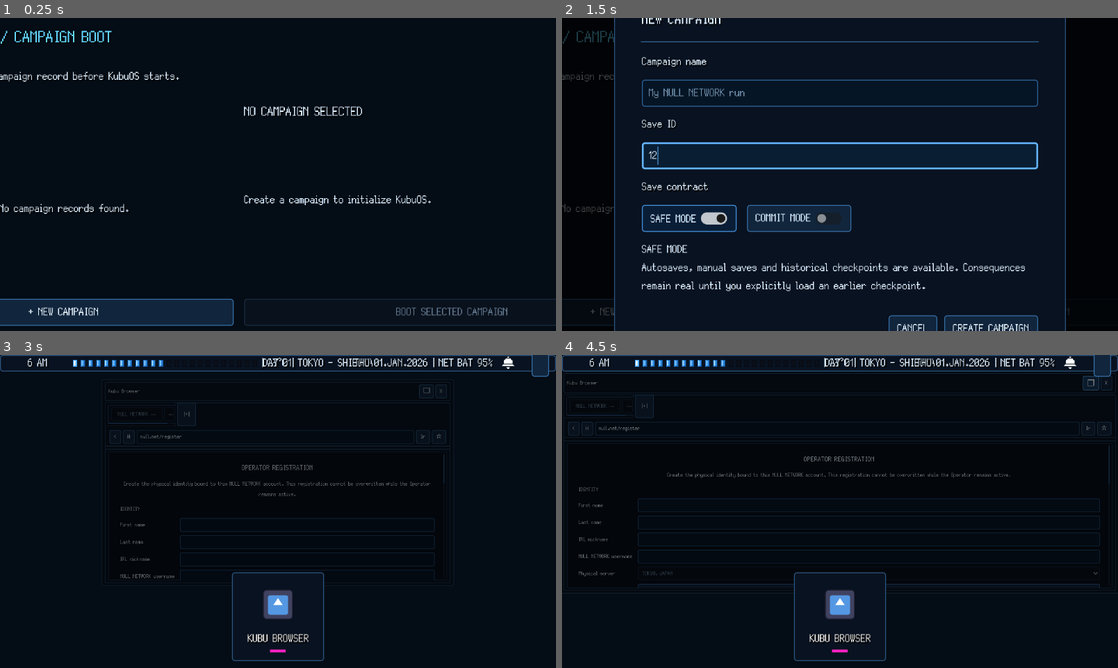
Above: before the commit, frames 1-4 (two rows, left to right).
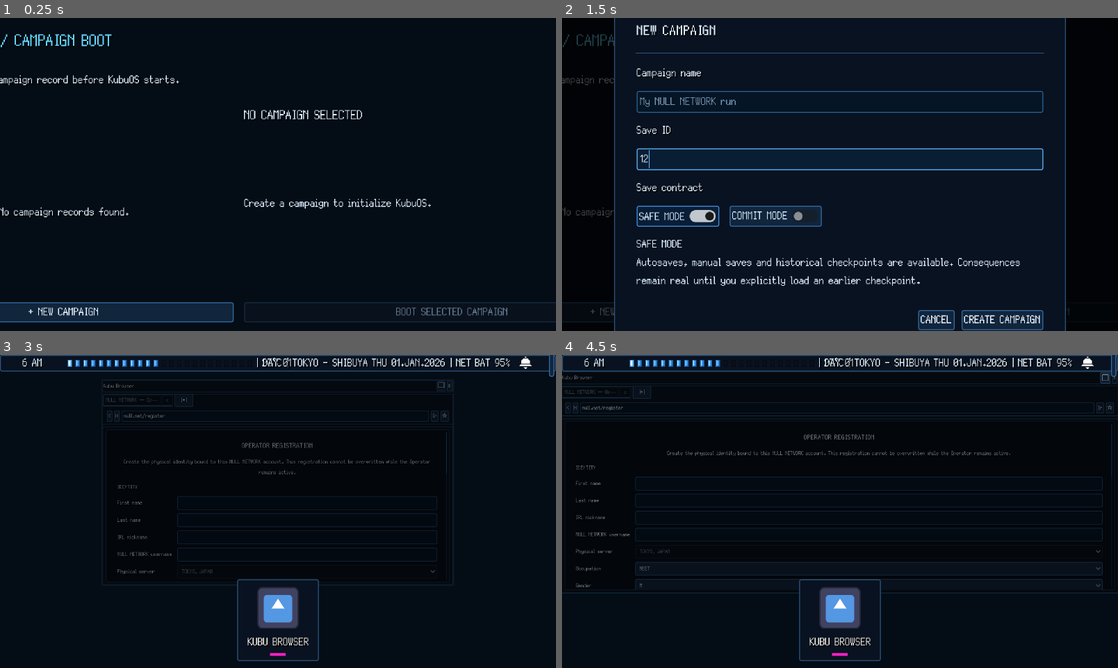
Above: after the commit, the same moments.

Repository: GYU-GAZE/NULL-NETWORK
Game: Godot game, scene res://core/bootstrap/bootstrap.tscn
Two runs of this game, one before a commit and one after it. Both use one fixed random seed, a clock stepped at 60 frames per second and the inputs below. The engine's default icon, where the game draws it, is replaced by a stand-in: a white triangle on a blue panel in a dark square.
Inputs (mouse positions are in pixels of both pictures, inside the frame that each line leads up to):
- Up to frame 1 (0.25 s): no input
- Up to frame 2 (1.5 s): click "+ NEW CAMPAIGN" at 0.5 s; click (840, 155) at 1.27 s; type "12" at 1.35 s
- Up to frame 3 (3 s): click "+ NEW CAMPAIGN" at 2 s; click "CREATE CAMPAIGN" at 2.75 s
- Up to frame 4 (4.5 s): click "Debug: Passar tempo" at 3.5 s; click "□" at 4.25 s

The runs differ from the first frame. In frame 1, 3.7% of the frame differs, in the area x 0-100%, y 4-99%; in frame 2, 11%, in the area x 0-87%, y 0-100%; in frame 3, 7.0%; in frame 4, 10%.

Commit message:
style(ui): restore compact KubuOS shell metrics

Diff:
--- a/data/assets/themes/kubuOS.tres
+++ b/data/assets/themes/kubuOS.tres
@@ -1,198 +1,190 @@
-[gd_resource type="Theme" load_steps=17 format=3 uid="uid://b7gxuuxwdgv0u"]
+[gd_resource type="Theme" load_steps=18 format=3 uid="uid://b7gxuuxwdgv0u"]
 
 [ext_resource type="FontVariation" uid="uid://dbfkky14b821p" path="res://data/assets/fonts/silver_ui_font.tres" id="1_font"]
 
 [sub_resource type="StyleBoxFlat" id="StylePanel"]
-content_margin_left = 8.0
-content_margin_top = 6.0
-content_margin_right = 8.0
-content_margin_bottom = 6.0
+content_margin_left = 2.0
+content_margin_top = 2.0
+content_margin_right = 2.0
+content_margin_bottom = 2.0
 bg_color = Color(0.035, 0.073, 0.125, 1)
 border_width_left = 1
 border_width_top = 1
 border_width_right = 1
 border_width_bottom = 1
 border_color = Color(0.176, 0.345, 0.514, 1)
-corner_radius_top_left = 3
-corner_radius_top_right = 3
-corner_radius_bottom_right = 3
-corner_radius_bottom_left = 3
+corner_radius_top_left = 2
+corner_radius_top_right = 2
+corner_radius_bottom_right = 2
+corner_radius_bottom_left = 2
 
 [sub_resource type="StyleBoxFlat" id="StylePanelAlt"]
-content_margin_left = 8.0
-content_margin_top = 6.0
-content_margin_right = 8.0
-content_margin_bottom = 6.0
+content_margin_left = 2.0
+content_margin_top = 2.0
+content_margin_right = 2.0
+content_margin_bottom = 2.0
 bg_color = Color(0.047, 0.102, 0.173, 1)
 border_width_left = 1
 border_width_top = 1
 border_width_right = 1
 border_width_bottom = 1
 border_color = Color(0.204, 0.416, 0.627, 1)
-corner_radius_top_left = 3
-corner_radius_top_right = 3
-corner_radius_bottom_right = 3
-corner_radius_bottom_left = 3
+corner_radius_top_left = 2
+corner_radius_top_right = 2
+corner_radius_bottom_right = 2
+corner_radius_bottom_left = 2
 
 [sub_resource type="StyleBoxFlat" id="StylePanelDark"]
-content_margin_left = 6.0
-content_margin_top = 5.0
-content_margin_right = 6.0
-content_margin_bottom = 5.0
 bg_color = Color(0.024, 0.052, 0.094, 1)
 border_width_left = 1
 border_width_top = 1
 border_width_right = 1
 border_width_bottom = 1
 border_color = Color(0.125, 0.255, 0.392, 1)
-corner_radius_top_left = 2
-corner_radius_top_right = 2
-corner_radius_bottom_right = 2
-corner_radius_bottom_left = 2
+corner_radius_top_left = 1
+corner_radius_top_right = 1
+corner_radius_bottom_right = 1
+corner_radius_bottom_left = 1
 
 [sub_resource type="StyleBoxFlat" id="StyleButtonNormal"]
-content_margin_left = 10.0
-content_margin_top = 5.0
-content_margin_right = 10.0
-content_margin_bottom = 5.0
+content_margin_left = 3.0
+content_margin_top = 1.0
+content_margin_right = 3.0
+content_margin_bottom = 1.0
 bg_color = Color(0.067, 0.145, 0.235, 1)
 border_width_left = 1
 border_width_top = 1
 border_width_right = 1
 border_width_bottom = 1
 border_color = Color(0.216, 0.443, 0.667, 1)
-corner_radius_top_left = 3
-corner_radius_top_right = 3
-corner_radius_bottom_right = 3
-corner_radius_bottom_left = 3
+corner_radius_top_left = 2
+corner_radius_top_right = 2
+corner_radius_bottom_right = 2
+corner_radius_bottom_left = 2
 
 [sub_resource type="StyleBoxFlat" id="StyleButtonHover"]
-content_margin_left = 10.0
-content_margin_top = 5.0
-content_margin_right = 10.0
-content_margin_bottom = 5.0
+content_margin_left = 3.0
+content_margin_top = 1.0
+content_margin_right = 3.0
+content_margin_bottom = 1.0
 bg_color = Color(0.094, 0.224, 0.353, 1)
 border_width_left = 1
 border_width_top = 1
 border_width_right = 1
 border_width_bottom = 1
 border_color = Color(0.392, 0.718, 1, 1)
-corner_radius_top_left = 3
-corner_radius_top_right = 3
-corner_radius_bottom_right = 3
-corner_radius_bottom_left = 3
+corner_radius_top_left = 2
+corner_radius_top_right = 2
+corner_radius_bottom_right = 2
+corner_radius_bottom_left = 2
 
 [sub_resource type="StyleBoxFlat" id="StyleButtonPressed"]
-content_margin_left = 10.0
-content_margin_top = 6.0
-content_margin_right = 10.0
-content_margin_bottom = 4.0
+content_margin_left = 3.0
+content_margin_top = 2.0
+content_margin_right = 3.0
+content_margin_bottom = 0.0
 bg_color = Color(0.035, 0.118, 0.212, 1)
 border_width_left = 1
 border_width_top = 1
 border_width_right = 1
 border_width_bottom = 1
 border_color = Color(0.275, 0.588, 0.902, 1)
-corner_radius_top_left = 3
-corner_radius_top_right = 3
-corner_radius_bottom_right = 3
-corner_radius_bottom_left = 3
+corner_radius_top_left = 2
+corner_radius_top_right = 2
+corner_radius_bottom_right = 2
+corner_radius_bottom_left = 2
 
 [sub_resource type="StyleBoxFlat" id="StyleButtonDisabled"]
-content_margin_left = 10.0
-content_margin_top = 5.0
-content_margin_right = 10.0
-content_margin_bottom = 5.0
+content_margin_left = 3.0
+content_margin_top = 1.0
+content_margin_right = 3.0
+content_margin_bottom = 1.0
 bg_color = Color(0.035, 0.067, 0.11, 1)
 border_width_left = 1
 border_width_top = 1
 border_width_right = 1
 border_width_bottom = 1
 border_color = Color(0.102, 0.18, 0.263, 1)
-corner_radius_top_left = 3
-corner_radius_top_right = 3
-corner_radius_bottom_right = 3
-corner_radius_bottom_left = 3
+corner_radius_top_left = 2
+corner_radius_top_right = 2
+corner_radius_bottom_right = 2
+corner_radius_bottom_left = 2
 
 [sub_resource type="StyleBoxFlat" id="StyleFocus"]
-content_margin_left = 2.0
-content_margin_top = 2.0
-content_margin_right = 2.0
-content_margin_bottom = 2.0
 bg_color = Color(0, 0, 0, 0)
-border_width_left = 2
-border_width_top = 2
-border_width_right = 2
-border_width_bottom = 2
+border_width_left = 1
+border_width_top = 1
+border_width_right = 1
+border_width_bottom = 1
 border_color = Color(0.392, 0.718, 1, 0.9)
-corner_radius_top_left = 3
-corner_radius_top_right = 3
-corner_radius_bottom_right = 3
-corner_radius_bottom_left = 3
+corner_radius_top_left = 2
+corner_radius_top_right = 2
+corner_radius_bottom_right = 2
+corner_radius_bottom_left = 2
 
 [sub_resource type="StyleBoxFlat" id="StyleField"]
-content_margin_left = 8.0
-content_margin_top = 5.0
-content_margin_right = 8.0
-content_margin_bottom = 5.0
+content_margin_left = 4.0
+content_margin_top = 2.0
+content_margin_right = 4.0
+content_margin_bottom = 2.0
 bg_color = Color(0.025, 0.082, 0.145, 1)
 border_width_left = 1
 border_width_top = 1
 border_width_right = 1
 border_width_bottom = 1
 border_color = Color(0.18, 0.404, 0.62, 1)
-corner_radius_top_left = 3
-corner_radius_top_right = 3
-corner_radius_bottom_right = 3
-corner_radius_bottom_left = 3
+corner_radius_top_left = 2
+corner_radius_top_right = 2
+corner_radius_bottom_right = 2
+corner_radius_bottom_left = 2
 
 [sub_resource type="StyleBoxFlat" id="StyleFieldFocus"]
-content_margin_left = 8.0
-content_margin_top = 5.0
-content_margin_right = 8.0
-content_margin_bottom = 5.0
+content_margin_left = 4.0
+content_margin_top = 2.0
+content_margin_right = 4.0
+content_margin_bottom = 2.0
 bg_color = Color(0.035, 0.118, 0.2, 1)
-border_width_left = 2
-border_width_top = 2
-border_width_right = 2
-border_width_bottom = 2
+border_width_left = 1
+border_width_top = 1
+border_width_right = 1
+border_width_bottom = 1
 border_color = Color(0.392, 0.718, 1, 1)
-corner_radius_top_left = 3
-corner_radius_top_right = 3
-corner_radius_bottom_right = 3
-corner_radius_bottom_left = 3
+corner_radius_top_left = 2
+corner_radius_top_right = 2
+corner_radius_bottom_right = 2
+corner_radius_bottom_left = 2
 
 [sub_resource type="StyleBoxFlat" id="StyleFieldReadOnly"]
-content_margin_left = 8.0
-content_margin_top = 5.0
-content_margin_right = 8.0
-content_margin_bottom = 5.0
+content_margin_left = 4.0
+content_margin_top = 2.0
+content_margin_right = 4.0
+content_margin_bottom = 2.0
 bg_color = Color(0.028, 0.052, 0.086, 1)
 border_width_left = 1
 border_width_top = 1
 border_width_right = 1
 border_width_bottom = 1
 border_color = Color(0.094, 0.176, 0.259, 1)
-corner_radius_top_left = 3
-corner_radius_top_right = 3
-corner_radius_bottom_right = 3
-corner_radius_bottom_left = 3
+corner_radius_top_left = 2
+corner_radius_top_right = 2
+corner_radius_bottom_right = 2
+corner_radius_bottom_left = 2
 
 [sub_resource type="StyleBoxFlat" id="StyleSelected"]
-content_margin_left = 6.0
-content_margin_top = 4.0
-content_margin_right = 6.0
-content_margin_bottom = 4.0
+content_margin_left = 3.0
+content_margin_top = 1.0
+content_margin_right = 3.0
+content_margin_bottom = 1.0
 bg_color = Color(0.09, 0.26, 0.42, 1)
 border_width_left = 1
 border_width_top = 1
 border_width_right = 1
 border_width_bottom = 1
 border_color = Color(0.392, 0.718, 1, 1)
-corner_radius_top_left = 2
-corner_radius_top_right = 2
-corner_radius_bottom_right = 2
-corner_radius_bottom_left = 2
+corner_radius_top_left = 1
+corner_radius_top_right = 1
+corner_radius_bottom_right = 1
+corner_radius_bottom_left = 1
 
 [sub_resource type="StyleBoxFlat" id="StyleScrollTrack"]
 bg_color = Color(0.02, 0.043, 0.075, 1)
@@ -201,24 +193,24 @@
 border_width_right = 1
 border_width_bottom = 1
 border_color = Color(0.102, 0.2, 0.302, 1)
-corner_radius_top_left = 3
-corner_radius_top_right = 3
-corner_radius_bottom_right = 3
-corner_radius_bottom_left = 3
+corner_radius_top_left = 2
+corner_radius_top_right = 2
+corner_radius_bottom_right = 2
+corner_radius_bottom_left = 2
 
 [sub_resource type="StyleBoxFlat" id="StyleScrollGrabber"]
 bg_color = Color(0.15, 0.34, 0.52, 1)
-corner_radius_top_left = 3
-corner_radius_top_right = 3
-corner_radius_bottom_right = 3
-corner_radius_bottom_left = 3
+corner_radius_top_left = 2
+corner_radius_top_right = 2
+corner_radius_bottom_right = 2
+corner_radius_bottom_left = 2
 
 [sub_resource type="StyleBoxFlat" id="StyleScrollGrabberHover"]
 bg_color = Color(0.22, 0.52, 0.76, 1)
-corner_radius_top_left = 3
-corner_radius_top_right = 3
-corner_radius_bottom_right = 3
-corner_radius_bottom_left = 3
+corner_radius_top_left = 2
+corner_radius_top_right = 2
+corner_radius_bottom_right = 2
+corner_radius_bottom_left = 2
 
 [sub_resource type="StyleBoxLine" id="StyleSeparator"]
 color = Color(0.176, 0.345, 0.514, 1)
